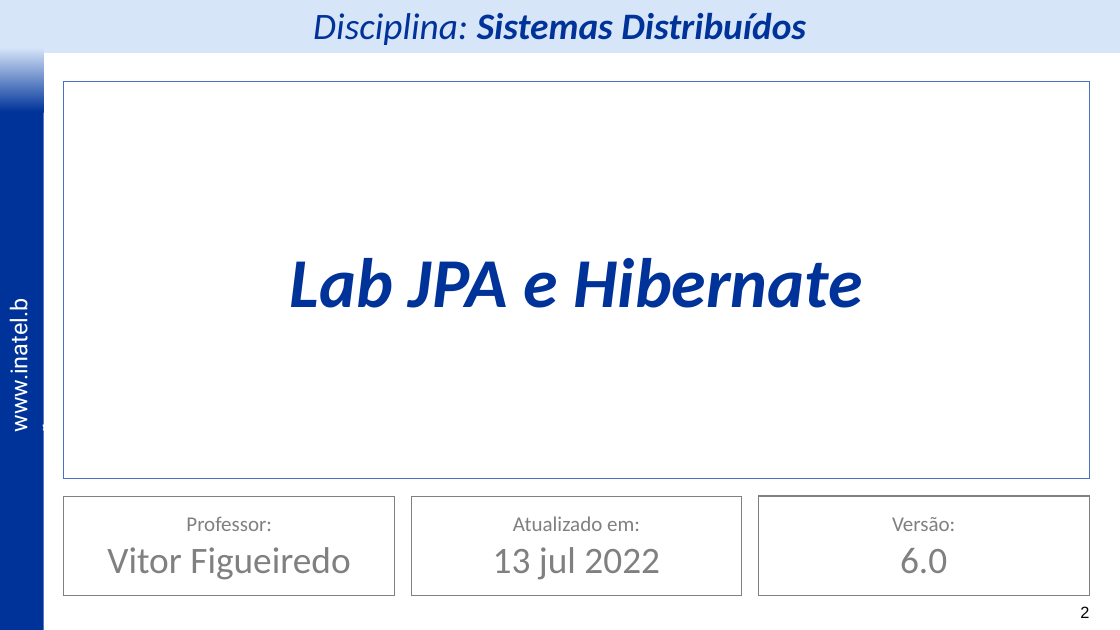
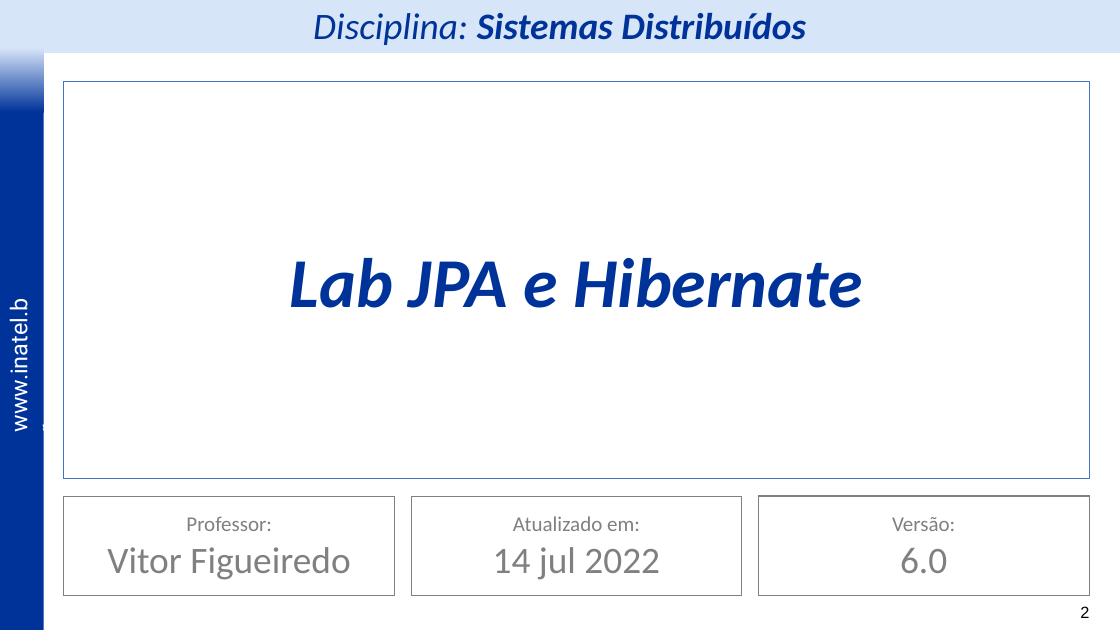
Before and after one commit to vitor-figueiredo/Lab_JPA, a slide deck: slide 2 of _docs/IDP Labs - JPA - v6.pptx. Drawn at 1120x630 pixels with LibreOffice and Linux fonts; fonts in the diff are those of the drawing; background and template pictures are left out. Boxes give left, top, right and bottom in pixels: in the first picture for what was removed or moved away, otherwise in the second. Text is boxed around its words. In the diff, an @@ line names an element or a change of style, - is before the commit and + after.

```diff
--- a/_docs/IDP Labs - JPA - v6.pptx
+++ b/_docs/IDP Labs - JPA - v6.pptx
@@ text in rounded rectangle at [493, 547, 660, 580]: text changed @@
-13 jul 2022
+14 jul 2022
```
Also in this commit, not shown: 23 other slides changed, 4 slides added, 2 other files.
